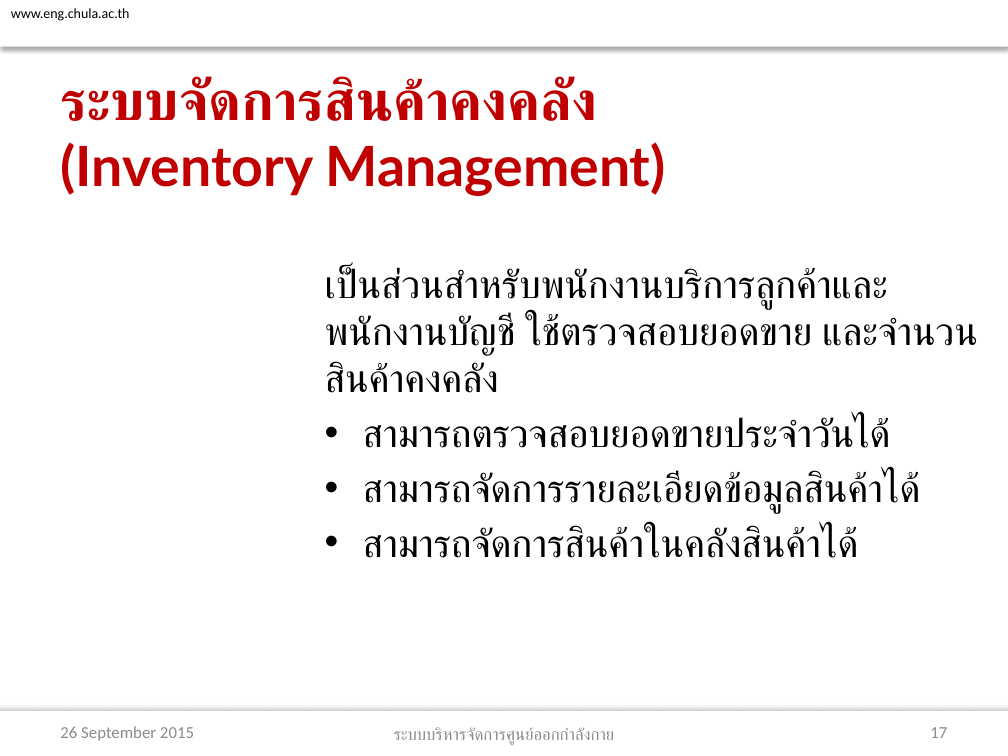
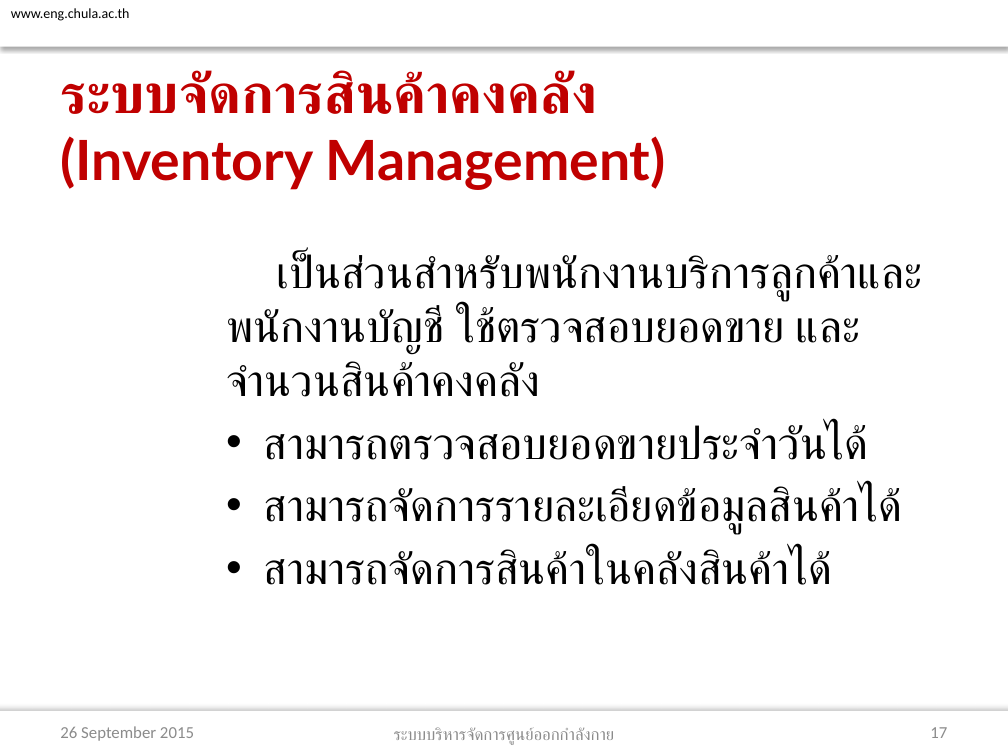
Before and after one commit to atadeesom/BubbleBeeDoc, a slide deck: slide 17 of Proposal/Final/Group 6_Presentation Triple B Fitness Center.pptx. Drawn at 1008x756 pixels with LibreOffice and Linux fonts; fonts in the diff are those of the drawing; background and template pictures are left out. Boxes give left, top, right and bottom in pixels: in the first picture for what was removed or moved away, otherwise in the second. Text is boxed around its words. In the diff, an @@ line names an element or a change of style, - is before the commit and + after.

```diff
--- a/Proposal/Final/Group 6_Presentation Triple B Fitness Center.pptx
+++ b/Proposal/Final/Group 6_Presentation Triple B Fitness Center.pptx
@@ title "ระบบจัดการสินค้าคงคลัง (Inventory Management)": place and size @@
-title "ระบบจัดการสินค้าคงคลัง (Inventory Management)" at box(60, 77, 665, 196)
+title "ระบบจัดการสินค้าคงคลัง (Inventory Management)" at box(60, 70, 665, 190)
@@ text "เป็นส่วนสำหรับพนักงานบริการลูกค้าและพนักงานบัญชี ใช้ตรวจสอบย ...": place and size @@
-text "เป็นส่วนสำหรับพนักงานบริการลูกค้าและพนักงานบัญชี ใช้ตรวจสอบย ..." at box(325, 267, 978, 558)
+text "เป็นส่วนสำหรับพนักงานบริการลูกค้าและพนักงานบัญชี ใช้ตรวจสอบย ..." at box(226, 254, 922, 585)
@@ text "เป็นส่วนสำหรับพนักงานบริการลูกค้าและพนักงานบัญชี ใช้ตรวจสอบย ..." at box(226, 254, 922, 585): size 28 to 32 pt; vertical alignment top to middle @@
```
Also in this commit, not shown: 11 other slides changed, 1 other file.
